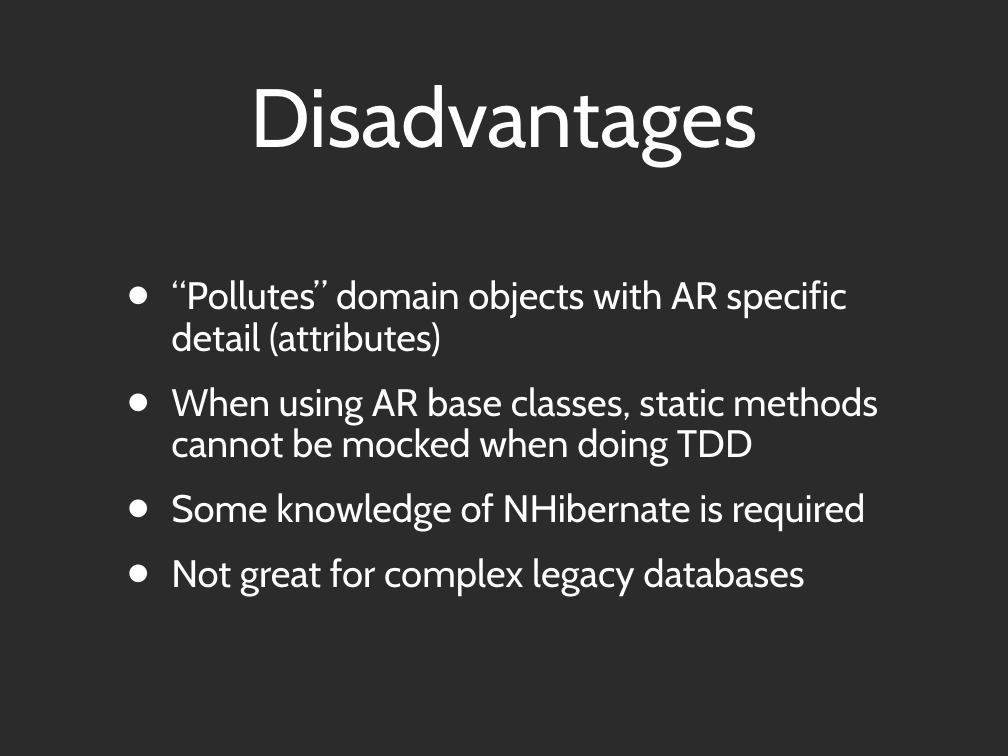
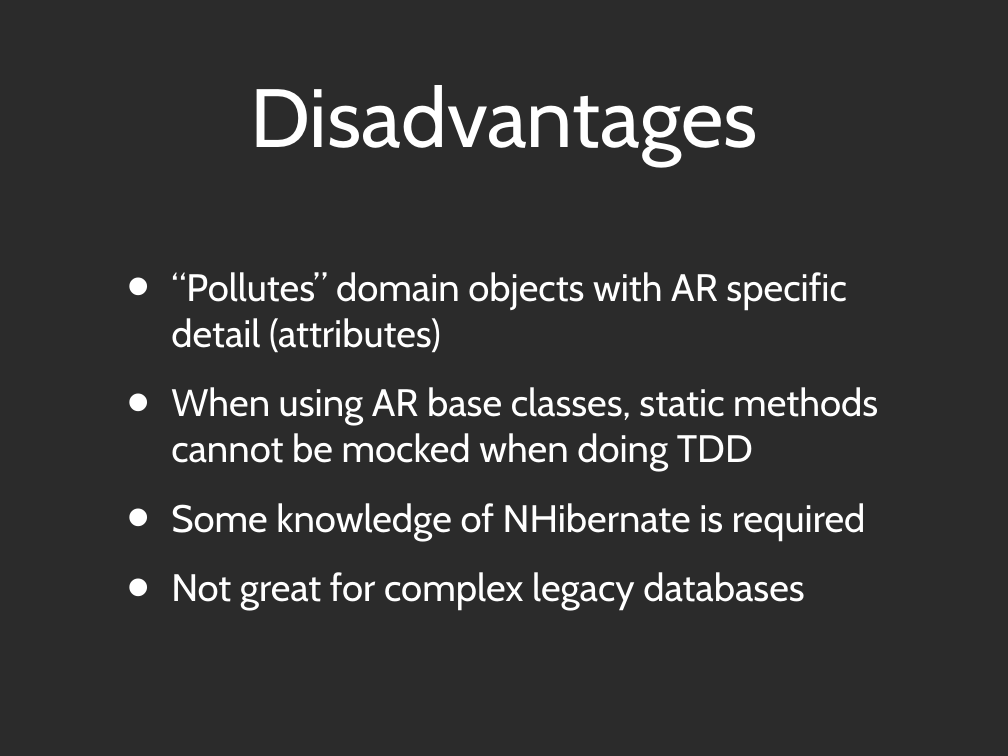
Before and after one commit to andypike/Talks, a slide deck: slide 8 of ORMBattle-Castle-ActiveRecord/ORMBattle-ActiveRecord.ppt. Drawn at 1008x756 pixels with LibreOffice and Linux fonts; fonts in the diff are those of the drawing; background and template pictures are left out; a plain dark background stands for a picture behind light text. Boxes give left, top, right and bottom in pixels: in the first picture for what was removed or moved away, otherwise in the second. Text is boxed around its words. In the diff, an @@ line names an element or a change of style, - is before the commit and + after.

```diff
--- a/ORMBattle-Castle-ActiveRecord/ORMBattle-ActiveRecord.ppt
+++ b/ORMBattle-Castle-ActiveRecord/ORMBattle-ActiveRecord.ppt
@@ text "“Pollutes” domain objects with AR ..." at <box>171,272,878,611</box>: line spacing 0.9 to 1 @@
```
Also in this commit, not shown: 5 other slides changed.
